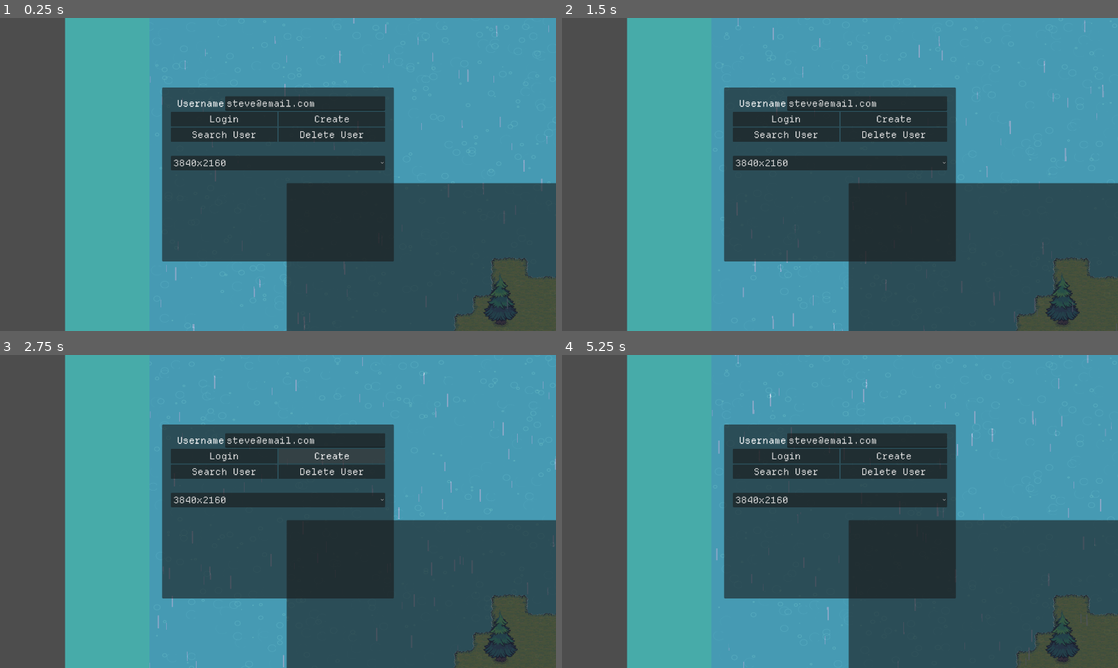
Above: before the commit, frames 1-4 (two rows, left to right).
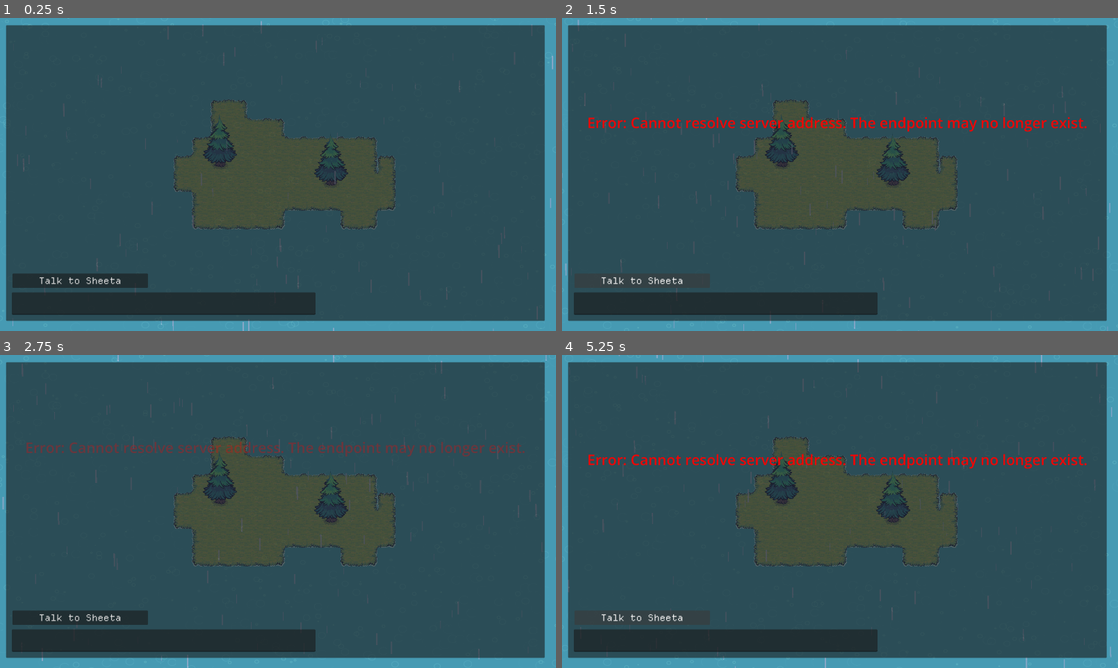
Above: after the commit, the same moments.

Repository: iancullinane/meditation
Game: Godot game, scene res://main.tscn
The game is run twice, just before and just after one commit, with the same random seed, the same clock (stepped at 60 frames per second) and the same inputs.
Inputs (mouse positions are in pixels of both pictures, inside the frame that each line leads up to):
- Up to frame 1 (0.25 s): no input
- Up to frame 2 (1.5 s): click (784, 118) at 0.5 s, where only the run before the commit has a clickable "Login"; click (639, 280) at 1.25 s, where only the run after the commit has a clickable "Talk to Sheeta"
- Up to frame 3 (2.75 s): click (333, 455) at 2 s, where only the run before the commit has a clickable "Create"
- Up to frame 4 (5.25 s): click (784, 470) at 2.75 s, where only the run before the commit has a clickable "Search User"; click (840, 498) at 3.5 s, where only the run before the commit has a clickable "3840x2160"; click (784, 455) at 4.25 s, where only the run before the commit has a clickable "Login"; click (639, 617) at 5 s, where only the run after the commit has a clickable "Talk to Sheeta"

The runs differ from the first frame. In frame 1, 75% of the frame differs, in the area x 0-100%, y 0-100%; in frame 2, 75%; in frame 3, 75%; in frame 4, 75%.
Error before the commit: Parse Error: Unexpected identifier "YAN" in class body. (res://scripts/main.gd:27)

Commit message:
fix copy-pasta breaking main

Diff:
--- a/main.tscn
+++ b/main.tscn
@@ -83,6 +83,7 @@
 [node name="CanvasLayer" type="CanvasLayer" parent="." unique_id=167116576]
 
 [node name="Login" type="CenterContainer" parent="CanvasLayer" unique_id=245925340 node_paths=PackedStringArray("requester")]
+visible = false
 anchors_preset = 15
 anchor_right = 1.0
 anchor_bottom = 1.0
--- a/scripts/main.gd
+++ b/scripts/main.gd
@@ -22,9 +22,8 @@
 	http_request.request_completed.connect(_on_request_completed)
 	resolution_ctl.resolution_changed.connect(_on_resolution_changed)
 
-	# Center the camera on the marker
+	# # Center the camera on the marker
 	center_camera_on_marker()
-YAN, 0.3, 2.0, 3.0)
 
 # TODO: Make resolution changes work properly
 # Labels: code
